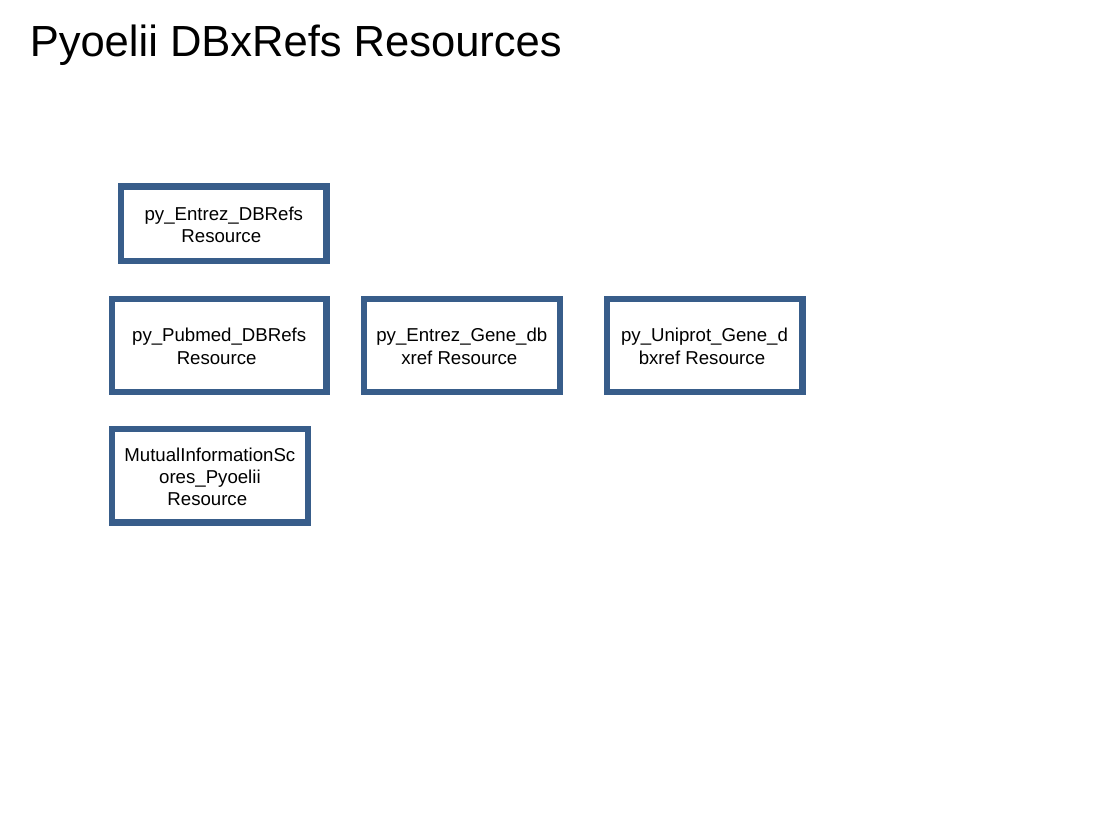
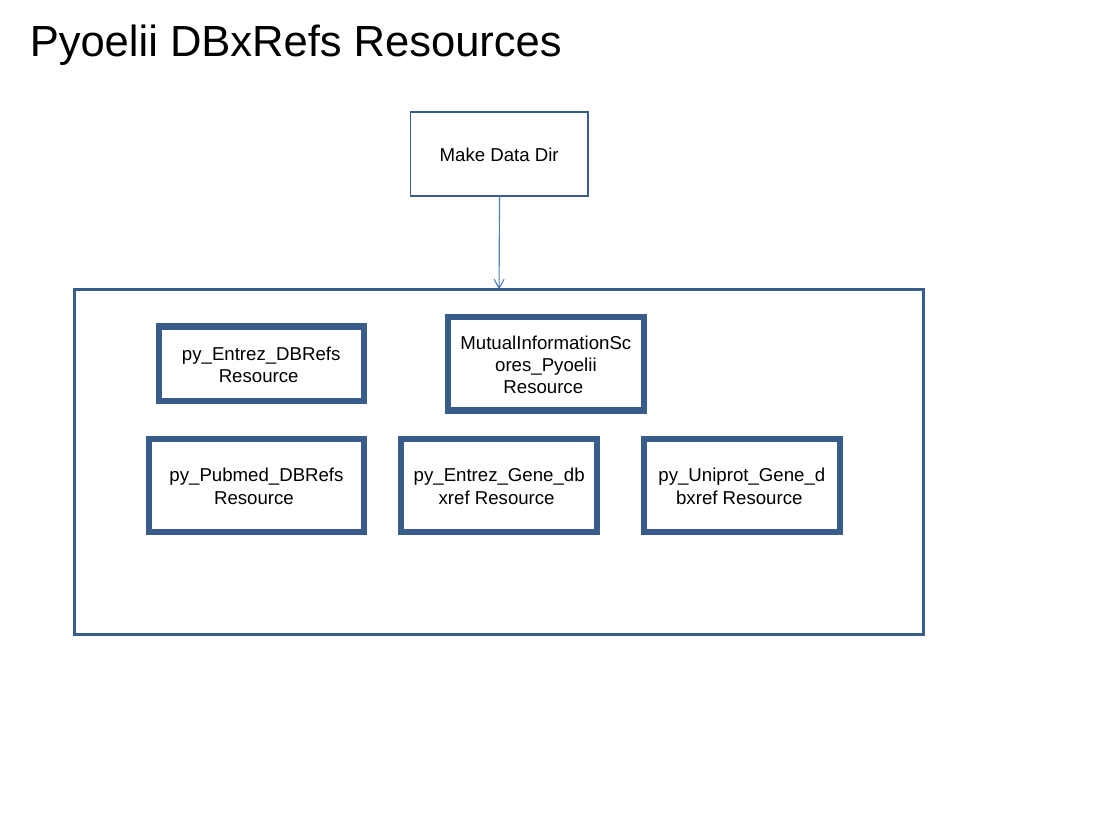
Before and after one commit to VEuPathDB/ApiCommonWorkflow, a slide deck: slide 37 of Main/doc/IntegratedWorkflow.ppt. Drawn at 1120x840 pixels with LibreOffice and Linux fonts; fonts in the diff are those of the drawing. Boxes give left, top, right and bottom in pixels: in the first picture for what was removed or moved away, otherwise in the second. Text is boxed around its words. In the diff, an @@ line names an element or a change of style, - is before the commit and + after.

```diff
--- a/Main/doc/IntegratedWorkflow.ppt
+++ b/Main/doc/IntegratedWorkflow.ppt
@@ rectangle added at box(411, 112, 588, 196), outline #385D8A 0.99 pt, 12 pt, text #000000 @@
+Make Data Dir
@@ arrow added from (500, 196) to (500, 290), #4A7EBB 0.74 pt @@
@@ rectangle added at box(75, 289, 924, 634), outline #385D8A 2.01 pt @@
@@ rectangle "py_Entrez_DBRefs": place and size @@
-rectangle "py_Entrez_DBRefs" at box(121, 187, 326, 262)
+rectangle "py_Entrez_DBRefs" at box(159, 327, 364, 402)
@@ rectangle "MutualInformationScores_Pyoelii Resource": place and size @@
-rectangle "MutualInformationScores_Pyoelii Resource" at box(112, 429, 308, 522)
+rectangle "MutualInformationScores_Pyoelii Resource" at box(448, 317, 644, 410)
@@ 3 rectangles: place and size @@
-3 rectangles at box(112, 299, 803, 392)
+3 rectangles at box(149, 439, 840, 532)
```
Also in this commit, not shown: 33 other slides changed.
